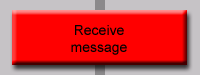
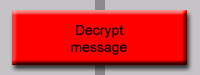
Before/after of a 200 x 75 layered artwork. What changed in the layer stack:
renamed "Receive message" to "Decrypt message", painted on it over [75, 25, 124, 38]
